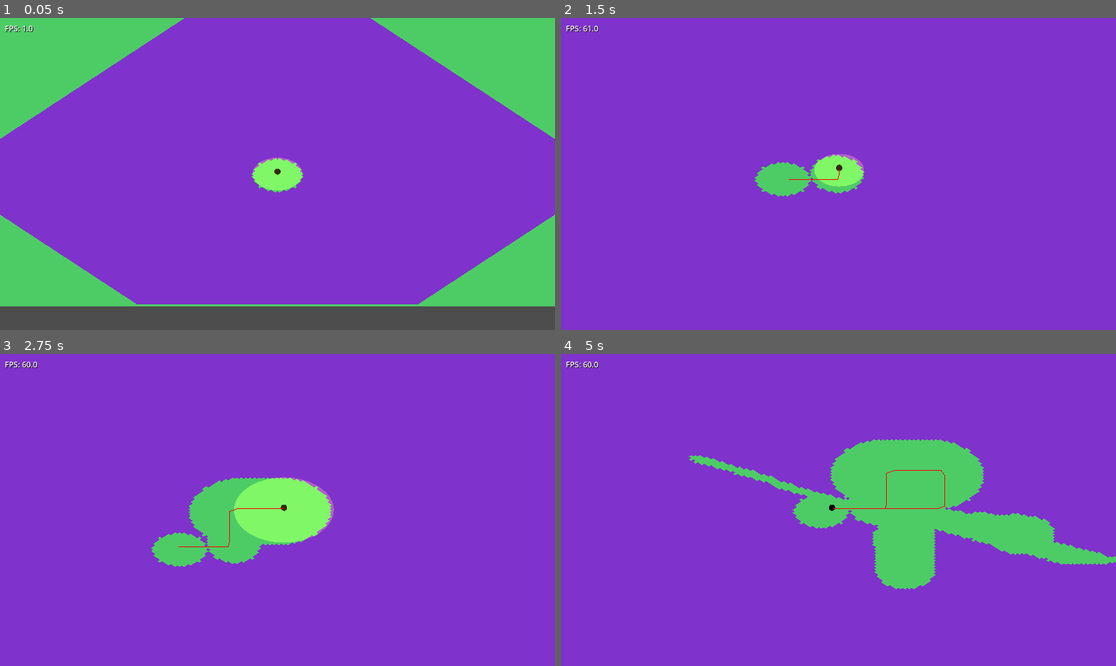
Above: before the commit, frames 1-4 (two rows, left to right).
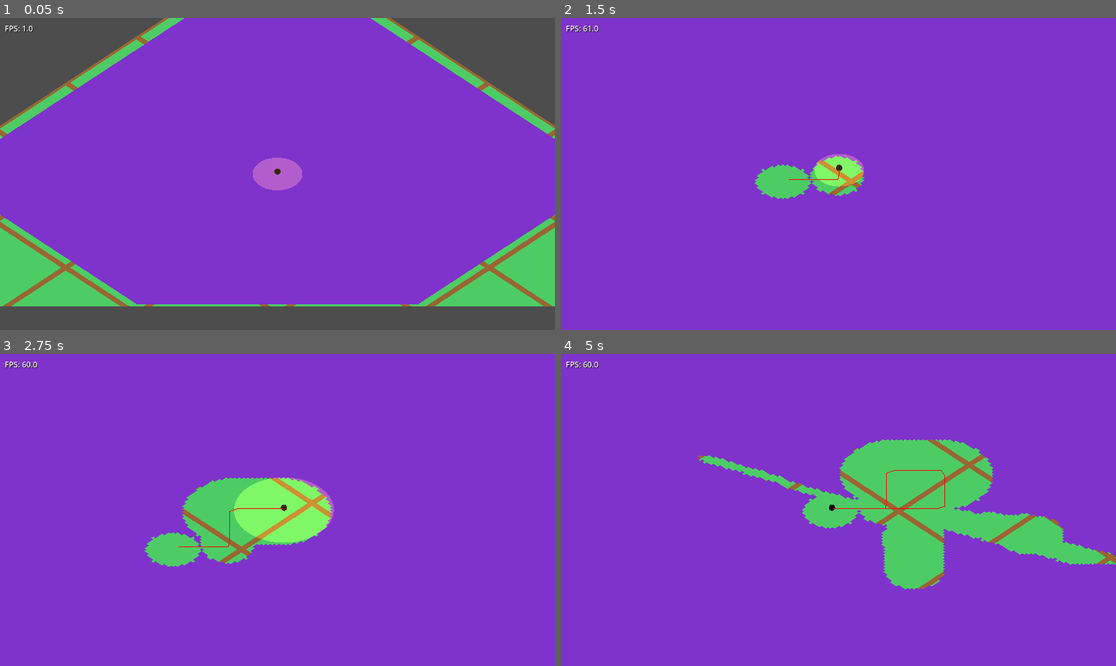
Above: after the commit, the same moments.

Repository: emersonh16/dastardlyfuck
Game: Godot game, scene res://scenes/test/test_miasma.tscn
Same seed, same stepped clock (60 frames per second), same inputs: the game is played once before the commit and once after it.
Inputs (mouse positions are in pixels of both pictures, inside the frame that each line leads up to):
- Up to frame 1 (0.05 s): no input
- Up to frame 2 (1.5 s): tap Enter at 0.5 s; move the mouse to (960, 158) at 0.52 s; hold Right (ui_right) 0.53-1.28 s; tap 1 at 0.6 s; click (960, 158) at 0.67 s; move the mouse to (727, 189) at 1.27 s; hold Down (ui_down) from 1.28 s (still down); tap 2 at 1.35 s
- Up to frame 3 (2.75 s): move the mouse to (333, 441) at 2.02 s; release Down (ui_down) at 2.03 s; hold Right (ui_right) from 2.03 s (still down); tap 3 at 2.1 s
- Up to frame 4 (5 s): move the mouse to (810, 572) at 2.77 s; release Right (ui_right) at 2.78 s; hold Up (ui_up) 2.78-3.53 s; tap 4 at 2.85 s; click (810, 572) at 2.92 s; move the mouse to (1005, 556) at 3.52 s; hold Left (ui_left) from 3.53 s (still down); tap 5 at 3.6 s; move the mouse to (672, 463) at 4.27 s; tap 1 at 4.35 s

The runs differ from the first frame. In frame 1, 13% of the frame differs, in the area x 0-100%, y 0-93%; in frame 2, 0.5%; in frame 3, 1.4%; in frame 4, 3.5%.

Commit message:
really good

Diff:
--- a/scripts/renderers/miasma_renderer.gd
+++ b/scripts/renderers/miasma_renderer.gd
@@ -7,15 +7,8 @@
 var mesh_instance: MeshInstance3D
 var material: StandardMaterial3D
 
-# Performance: throttle render updates
-var _pending_update = false
-var _update_timer = 0.0
-const UPDATE_INTERVAL = 0.1  # Update mesh max 10 times per second
-var _initial_render_done = false
-
-# Track player position to detect movement
-var _last_player_tile: Vector2i = Vector2i(0, 0)
-const PLAYER_TILE_UPDATE_THRESHOLD = 2  # Update when player moves this many tiles
+# Track visible bounds to only rebuild when needed
+var _last_visible_bounds: Dictionary = {}
 
 func _ready():
 	await get_tree().process_frame
@@ -54,45 +47,13 @@
 	# Initial render
 	_do_render_update()
 
-	# Force a second render after a short delay to catch any initialization issues
-	await get_tree().create_timer(0.1).timeout
+func _on_cleared_changed():
+	# Trigger immediate update when miasma changes
 	_do_render_update()
 
-func _on_cleared_changed():
-	# Throttle updates
-	_pending_update = true
-	# First update renders immediately
-	if not _initial_render_done:
-		_initial_render_done = true
-		_pending_update = false
-		_update_timer = 0.0
-		_do_render_update()
-
-func _process(delta):
-	# Always update position to follow player smoothly (no stuttering)
-	var player_pos = miasma_manager.player_position
-	var player_ground = Vector3(player_pos.x, 0, player_pos.z)
-	global_position = player_ground
-
-	# Check if player moved significantly (need to rebuild mesh for new visible area)
-	var tile_size = miasma_manager.get_tile_size()
-	var current_tile_x = int(player_pos.x / tile_size)
-	var current_tile_z = int(player_pos.z / tile_size)
-	var current_tile = Vector2i(current_tile_x, current_tile_z)
-
-	# If player moved to a different tile area, trigger update
-	var tile_delta = current_tile - _last_player_tile
-	if abs(tile_delta.x) >= PLAYER_TILE_UPDATE_THRESHOLD or abs(tile_delta.y) >= PLAYER_TILE_UPDATE_THRESHOLD:
-		_last_player_tile = current_tile
-		_pending_update = true  # Trigger mesh rebuild for new area
-
-	# Throttle mesh rebuilds
-	if _pending_update:
-		_update_timer += delta
-		if _update_timer >= UPDATE_INTERVAL:
-			_update_timer = 0.0
-			_pending_update = false
-			_do_render_update()
+func _process(_delta):
+	# Update every frame for smooth movement (tiles snap to grid, but update smoothly)
+	_do_render_update()
 
 func _do_render_update():
 	if not miasma_manager or not mesh_instance:
@@ -174,6 +135,15 @@
 		min_z -= padding
 		max_z += padding
 
+	# Check if bounds changed (only rebuild if needed)
+	var current_bounds = {"min_x": min_x, "max_x": max_x, "min_z": min_z, "max_z": max_z}
+	if current_bounds.hash() == _last_visible_bounds.hash():
+		# Just update position, don't rebuild mesh
+		global_position = player_ground
+		return
+
+	_last_visible_bounds = current_bounds
+
 	# Calculate tile bounds
 	var min_tile_x = int(min_x / tile_size)
 	var max_tile_x = int(max_x / tile_size) + 1
@@ -247,6 +217,3 @@
 
 	# Position at player position (ground level) - sheet follows player
 	global_position = player_ground
-
-	if not _initial_render_done:
-		print("MiasmaRenderer: Rendered ", tiles_rendered, " fog tiles (sheet follows player at: ", player_ground, ")")
--- a/scripts/world/ground_renderer.gd
+++ b/scripts/world/ground_renderer.gd
@@ -1,125 +1,284 @@
 extends Node3D
 
-# GroundRenderer - Renders ground tiles (green squares with borders)
-# Foundation for the 12-biome seeded world
-
-# Ground tile size (matches miasma grid for alignment)
-const GROUND_TILE_SIZE = 64.0  # World units (from design doc: 64x32 for isometric)
+# GroundRenderer - Renders ground tiles as tilemap (green with brown borders)
+# Tiles snap to 64x64 grid, camera moves smoothly
+
+const GROUND_TILE_SIZE = 64.0  # World units (64x64 square from top-down)
 const GROUND_TILE_HEIGHT = 0.1  # Very thin ground plane
-
-var ground_mesh_instance: MultiMeshInstance3D = null
-var ground_mesh: QuadMesh = null
-var ground_material: StandardMaterial3D = null
-
-# Viewport + buffer size (in tiles)
-var viewport_tiles_x: int = 0
-var viewport_tiles_z: int = 0
-var buffer_tiles: int = 2  # Small buffer around viewport
+const BORDER_WIDTH = 2.0  # Brown border width (visible at isometric view)
+
+var ground_mesh_instance: MeshInstance3D = null
+var green_material: StandardMaterial3D = null
+var brown_material: StandardMaterial3D = null
+
+# Track player for smooth following
+var miasma_manager: Node = null
+var _last_visible_bounds: Dictionary = {}
 
 func _ready():
-	# Get viewport size
+	await get_tree().process_frame
+
+	# Get MiasmaManager to track player position
+	miasma_manager = get_node_or_null("/root/MiasmaManager")
+
+	# Create mesh instance
+	ground_mesh_instance = MeshInstance3D.new()
+	add_child(ground_mesh_instance)
+
+	# Create materials (green centers, brown borders)
+	green_material = StandardMaterial3D.new()
+	green_material.albedo_color = Color(0.3, 0.8, 0.4, 1.0)  # Green
+	green_material.shading_mode = BaseMaterial3D.SHADING_MODE_UNSHADED
+	green_material.depth_draw_mode = BaseMaterial3D.DEPTH_DRAW_ALWAYS
+	green_material.cull_mode = BaseMaterial3D.CULL_DISABLED
+
+	brown_material = StandardMaterial3D.new()
+	brown_material.albedo_color = Color(0.6, 0.4, 0.2, 1.0)  # Brown
+	brown_material.shading_mode = BaseMaterial3D.SHADING_MODE_UNSHADED
+	brown_material.depth_draw_mode = BaseMaterial3D.DEPTH_DRAW_ALWAYS
+	brown_material.cull_mode = BaseMaterial3D.CULL_DISABLED
+
+	# Initial render
+	call_deferred("_update_ground_tiles")
+
+func _process(_delta):
+	# Update every frame for smooth movement (tiles snap to grid, but update smoothly)
+	_update_ground_tiles()
+
+func _update_ground_tiles():
+	if not ground_mesh_instance:
+		return
+
 	var viewport = get_viewport()
-	if viewport:
-		var size = viewport.get_visible_rect().size
-		print("GroundRenderer: Viewport size: ", size)
-		_create_ground(size.x, size.y)
+	if not viewport:
+		return
+
+	var camera = viewport.get_camera_3d()
+	if not camera:
+		return
+
+	# Get player position (ground follows player smoothly)
+	var player_pos = Vector3.ZERO
+	if miasma_manager:
+		player_pos = miasma_manager.player_position
+	var player_ground = Vector3(player_pos.x, 0, player_pos.z)
+
+	# Calculate visible world bounds (same as miasma renderer)
+	var screen_size = viewport.get_visible_rect().size
+	var corners = [
+		Vector2(0, 0),
+		Vector2(screen_size.x, 0),
+		Vector2(screen_size.x, screen_size.y),
+		Vector2(0, screen_size.y)
+	]
+
+	var world_corners = []
+	for corner in corners:
+		var from = camera.project_ray_origin(corner)
+		var dir = camera.project_ray_normal(corner)
+		if abs(dir.y) > 0.001:
+			var t = -from.y / dir.y
+			if t > 0:
+				var world_pos = from + dir * t
+				world_corners.append(Vector3(world_pos.x, 0, world_pos.z))
+
+	# Calculate bounds
+	var min_x: float
+	var max_x: float
+	var min_z: float
+	var max_z: float
+
+	if world_corners.size() < 3:
+		# Fallback
+		var world_width = camera.size
+		var pixel_size = viewport.get_visible_rect().size
+		var world_height = camera.size * (pixel_size.y / pixel_size.x)
+		var coverage = max(world_width, world_height) * 1.5
+		min_x = player_ground.x - coverage * 0.5
+		max_x = player_ground.x + coverage * 0.5
+		min_z = player_ground.z - coverage * 0.5
+		max_z = player_ground.z + coverage * 0.5
 	else:
-		push_error("GroundRenderer: No viewport found!")
-
-func _create_ground(viewport_width: float, viewport_height: float):
-	# Calculate viewport size in tiles
-	# For isometric, we need to account for the camera's orthographic size
-	# The viewport size is in pixels, but we need world units
-	# Camera size is 200.0, so viewport covers about 200 world units
-	var camera = get_viewport().get_camera_3d()
-	var world_width = 200.0  # Default camera size
-	var world_height = 200.0
-
-	if camera and camera.projection == Camera3D.PROJECTION_ORTHOGONAL:
-		world_width = camera.size
-		world_height = camera.size * (viewport_height / viewport_width)
-
-	# Make ground cover a larger area to ensure visibility
-	viewport_tiles_x = int(world_width / GROUND_TILE_SIZE) + buffer_tiles * 4
-	viewport_tiles_z = int(world_height / GROUND_TILE_SIZE) + buffer_tiles * 4
-
-	print("GroundRenderer: World size: ", world_width, "x", world_height)
-	print("GroundRenderer: Tiles: ", viewport_tiles_x, "x", viewport_tiles_z)
-
-	# Create ground tile mesh (square)
-	# For isometric, we want square tiles that appear square in isometric view
-	ground_mesh = QuadMesh.new()
-	# Make tiles full size (no gap) for now to ensure visibility
-	ground_mesh.size = Vector2(GROUND_TILE_SIZE, GROUND_TILE_SIZE)
-
-	# Create material (bright green for visibility)
-	ground_material = StandardMaterial3D.new()
-	ground_material.albedo_color = Color(0.3, 0.8, 0.4, 1.0)  # Bright green
-	ground_material.shading_mode = BaseMaterial3D.SHADING_MODE_UNSHADED
-	ground_material.depth_draw_mode = BaseMaterial3D.DEPTH_DRAW_ALWAYS
-	ground_material.cull_mode = BaseMaterial3D.CULL_DISABLED  # Show from both sides
-
-	# Create MultiMeshInstance3D
-	ground_mesh_instance = MultiMeshInstance3D.new()
-	var multimesh = MultiMesh.new()
-	multimesh.mesh = ground_mesh
-	multimesh.transform_format = MultiMesh.TRANSFORM_3D
-	multimesh.use_colors = false
-
-	ground_mesh_instance.multimesh = multimesh
-	ground_mesh_instance.material_override = ground_material
-
-	add_child(ground_mesh_instance)
-
-	print("GroundRenderer: Created ground mesh instance")
-
-	# Fill area with ground tiles
-	call_deferred("_fill_ground_tiles")
-
-func _fill_ground_tiles():
-	# Fill viewport area with ground tiles
-	var half_x = viewport_tiles_x / 2.0
-	var half_z = viewport_tiles_z / 2.0
-
-	var tile_count = 0
-	var tiles_to_render = []
-
-	# Create tiles in a grid
-	for x in range(-half_x, half_x):
-		for z in range(-half_z, half_z):
-			var world_x = x * GROUND_TILE_SIZE
-			var world_z = z * GROUND_TILE_SIZE
-			var world_y = -0.5  # Slightly below ground level so it's definitely visible
-
-			tiles_to_render.append({
-				"pos": Vector3(world_x, world_y, world_z),
-				"rot": 0.0
-			})
-			tile_count += 1
-
-	# Set up multimesh
-	if not ground_mesh_instance or not ground_mesh_instance.multimesh:
-		push_error("GroundRenderer: mesh_instance or multimesh is null!")
-		return
-
-	ground_mesh_instance.multimesh.instance_count = tile_count
-
-	# Position each tile
-	for i in range(tile_count):
-		var tile_data = tiles_to_render[i]
-		# QuadMesh is vertical by default, rotate 90° around X to make it horizontal
-		# Make sure ground is definitely below miasma blocks (which are at Y=8)
-		var pos = tile_data.pos
-		pos.y = -1.0  # Well below miasma blocks
-		var tile_transform = Transform3D(
-			Basis().rotated(Vector3(1, 0, 0), deg_to_rad(90)),  # Rotate to lie flat
-			pos
-		)
-		ground_mesh_instance.multimesh.set_instance_transform(i, tile_transform)
-
-	print("Ground rendered: ", tile_count, " tiles at Y=-1.0")
-	if tiles_to_render.size() > 0:
-		print("GroundRenderer: First tile at: ", tiles_to_render[0].pos)
-		print("GroundRenderer: Last tile at: ", tiles_to_render[-1].pos)
-	print("GroundRenderer: Material color: ", ground_material.albedo_color)
-	print("GroundRenderer: Mesh size: ", ground_mesh.size)
+		min_x = world_corners[0].x
+		max_x = world_corners[0].x
+		min_z = world_corners[0].z
+		max_z = world_corners[0].z
+		for corner in world_corners:
+			min_x = min(min_x, corner.x)
+			max_x = max(max_x, corner.x)
+			min_z = min(min_z, corner.z)
+			max_z = max(max_z, corner.z)
+		var padding = GROUND_TILE_SIZE
+		min_x -= padding
+		max_x += padding
+		min_z -= padding
+		max_z += padding
+
+	# Check if bounds changed (only rebuild if needed)
+	var current_bounds = {"min_x": min_x, "max_x": max_x, "min_z": min_z, "max_z": max_z}
+	if current_bounds.hash() == _last_visible_bounds.hash():
+		# Just update position, don't rebuild mesh
+		global_position = player_ground
+		return
+
+	_last_visible_bounds = current_bounds
+
+	# Calculate tile bounds (snap to grid)
+	var min_tile_x = int(min_x / GROUND_TILE_SIZE)
+	var max_tile_x = int(max_x / GROUND_TILE_SIZE) + 1
+	var min_tile_z = int(min_z / GROUND_TILE_SIZE)
+	var max_tile_z = int(max_z / GROUND_TILE_SIZE) + 1
+
+	# Build mesh: tiles with borders (two surfaces: green centers, brown borders)
+	var green_vertices = PackedVector3Array()
+	var green_indices = PackedInt32Array()
+	var brown_vertices = PackedVector3Array()
+	var brown_indices = PackedInt32Array()
+	var y_pos = -1.0  # Below miasma
+	var green_vertex_index = 0
+	var brown_vertex_index = 0
+
+	# Build each tile: green center with brown border
+	for tile_x in range(min_tile_x, max_tile_x + 1):
+		for tile_z in range(min_tile_z, max_tile_z + 1):
+			# Calculate world position (snapped to grid)
+			var world_x = tile_x * GROUND_TILE_SIZE
+			var world_z = tile_z * GROUND_TILE_SIZE
+
+			# Position relative to player (for smooth following)
+			var local_x = world_x - player_ground.x
+			var local_z = world_z - player_ground.z
+
+			# Create tile: green center with brown border
+			# Center (green) - slightly smaller to show border
+			var center_size = GROUND_TILE_SIZE - BORDER_WIDTH * 2
+			var half_center = center_size * 0.5
+			var half_tile = GROUND_TILE_SIZE * 0.5
+
+			# Center quad vertices (green)
+			var v0 = Vector3(local_x - half_center, y_pos, local_z - half_center)
+			var v1 = Vector3(local_x + half_center, y_pos, local_z - half_center)
+			var v2 = Vector3(local_x + half_center, y_pos, local_z + half_center)
+			var v3 = Vector3(local_x - half_center, y_pos, local_z + half_center)
+
+			var base = green_vertex_index
+			green_vertices.append(v0)
+			green_vertices.append(v1)
+			green_vertices.append(v2)
+			green_vertices.append(v3)
+
+			green_indices.append(base + 0)
+			green_indices.append(base + 1)
+			green_indices.append(base + 2)
+			green_indices.append(base + 0)
+			green_indices.append(base + 2)
+			green_indices.append(base + 3)
+
+			green_vertex_index += 4
+
+			# Border (brown) - four edge quads
+			# Top border
+			var bt0 = Vector3(local_x - half_tile, y_pos + 0.001, local_z - half_tile)
+			var bt1 = Vector3(local_x + half_tile, y_pos + 0.001, local_z - half_tile)
+			var bt2 = Vector3(local_x + half_center, y_pos + 0.001, local_z - half_center)
+			var bt3 = Vector3(local_x - half_center, y_pos + 0.001, local_z - half_center)
+
+			var bbase = brown_vertex_index
+			brown_vertices.append(bt0)
+			brown_vertices.append(bt1)
+			brown_vertices.append(bt2)
+			brown_vertices.append(bt3)
+
+			brown_indices.append(bbase + 0)
+			brown_indices.append(bbase + 1)
+			brown_indices.append(bbase + 2)
+			brown_indices.append(bbase + 0)
+			brown_indices.append(bbase + 2)
+			brown_indices.append(bbase + 3)
+			brown_vertex_index += 4
+
+			# Right border
+			var br0 = Vector3(local_x + half_center, y_pos + 0.001, local_z - half_center)
+			var br1 = Vector3(local_x + half_tile, y_pos + 0.001, local_z - half_tile)
+			var br2 = Vector3(local_x + half_tile, y_pos + 0.001, local_z + half_tile)
+			var br3 = Vector3(local_x + half_center, y_pos + 0.001, local_z + half_center)
+
+			bbase = brown_vertex_index
+			brown_vertices.append(br0)
+			brown_vertices.append(br1)
+			brown_vertices.append(br2)
+			brown_vertices.append(br3)
+
+			brown_indices.append(bbase + 0)
+			brown_indices.append(bbase + 1)
+			brown_indices.append(bbase + 2)
+			brown_indices.append(bbase + 0)
+			brown_indices.append(bbase + 2)
+			brown_indices.append(bbase + 3)
+			brown_vertex_index += 4
+
+			# Bottom border
+			var bb0 = Vector3(local_x - half_center, y_pos + 0.001, local_z + half_center)
+			var bb1 = Vector3(local_x + half_center, y_pos + 0.001, local_z + half_center)
+			var bb2 = Vector3(local_x + half_tile, y_pos + 0.001, local_z + half_tile)
+			var bb3 = Vector3(local_x - half_tile, y_pos + 0.001, local_z + half_tile)
+
+			bbase = brown_vertex_index
+			brown_vertices.append(bb0)
+			brown_vertices.append(bb1)
+			brown_vertices.append(bb2)
+			brown_vertices.append(bb3)
+
+			brown_indices.append(bbase + 0)
+			brown_indices.append(bbase + 1)
+			brown_indices.append(bbase + 2)
+			brown_indices.append(bbase + 0)
+			brown_indices.append(bbase + 2)
+			brown_indices.append(bbase + 3)
+			brown_vertex_index += 4
+
+			# Left border
+			var bl0 = Vector3(local_x - half_tile, y_pos + 0.001, local_z - half_tile)
+			var bl1 = Vector3(local_x - half_center, y_pos + 0.001, local_z - half_center)
+			var bl2 = Vector3(local_x - half_center, y_pos + 0.001, local_z + half_center)
+			var bl3 = Vector3(local_x - half_tile, y_pos + 0.001, local_z + half_tile)
+
+			bbase = brown_vertex_index
+			brown_vertices.append(bl0)
+			brown_vertices.append(bl1)
+			brown_vertices.append(bl2)
+			brown_vertices.append(bl3)
+
+			brown_indices.append(bbase + 0)
+			brown_indices.append(bbase + 1)
+			brown_indices.append(bbase + 2)
+			brown_indices.append(bbase + 0)
+			brown_indices.append(bbase + 2)
+			brown_indices.append(bbase + 3)
+			brown_vertex_index += 4
+
+	# Create array mesh with two surfaces
+	var array_mesh = ArrayMesh.new()
+
+	# Surface 0: Green centers
+	if green_vertices.size() > 0:
+		var green_arrays = []
+		green_arrays.resize(Mesh.ARRAY_MAX)
+		green_arrays[Mesh.ARRAY_VERTEX] = green_vertices
+		green_arrays[Mesh.ARRAY_INDEX] = green_indices
+		array_mesh.add_surface_from_arrays(Mesh.PRIMITIVE_TRIANGLES, green_arrays)
+		array_mesh.surface_set_material(0, green_material)
+
+	# Surface 1: Brown borders
+	if brown_vertices.size() > 0:
+		var brown_arrays = []
+		brown_arrays.resize(Mesh.ARRAY_MAX)
+		brown_arrays[Mesh.ARRAY_VERTEX] = brown_vertices
+		brown_arrays[Mesh.ARRAY_INDEX] = brown_indices
+		array_mesh.add_surface_from_arrays(Mesh.PRIMITIVE_TRIANGLES, brown_arrays)
+		array_mesh.surface_set_material(1, brown_material)
+
+	ground_mesh_instance.mesh = array_mesh
+
+	# Position at player (smooth following)
+	global_position = player_ground
